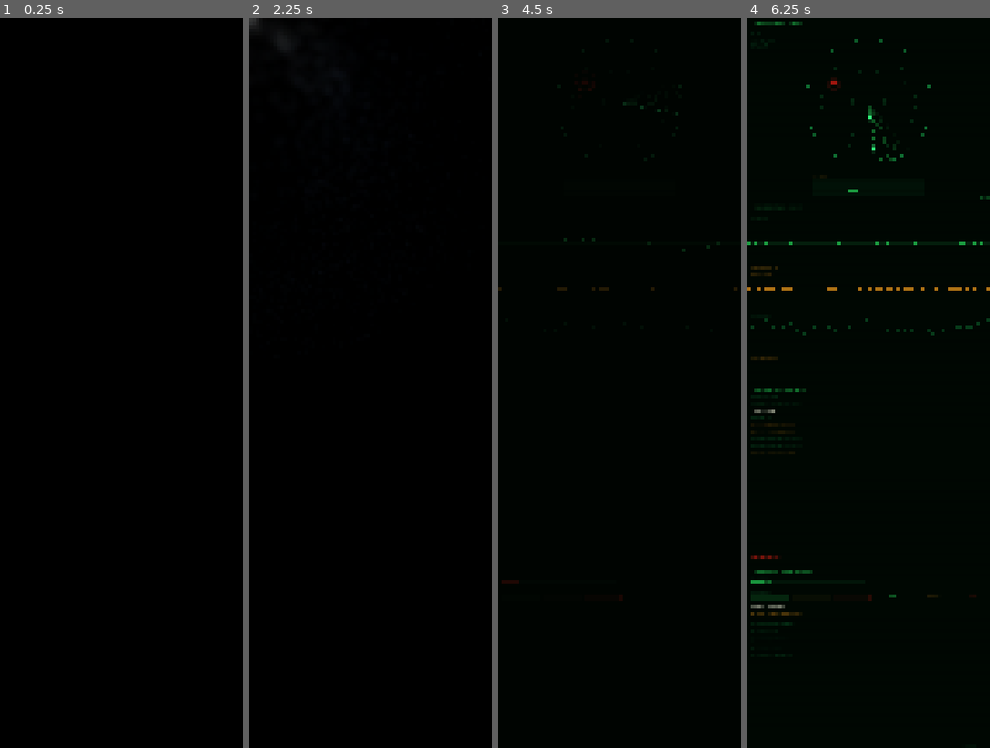
Above: before the commit, frames 1-4 (left to right).
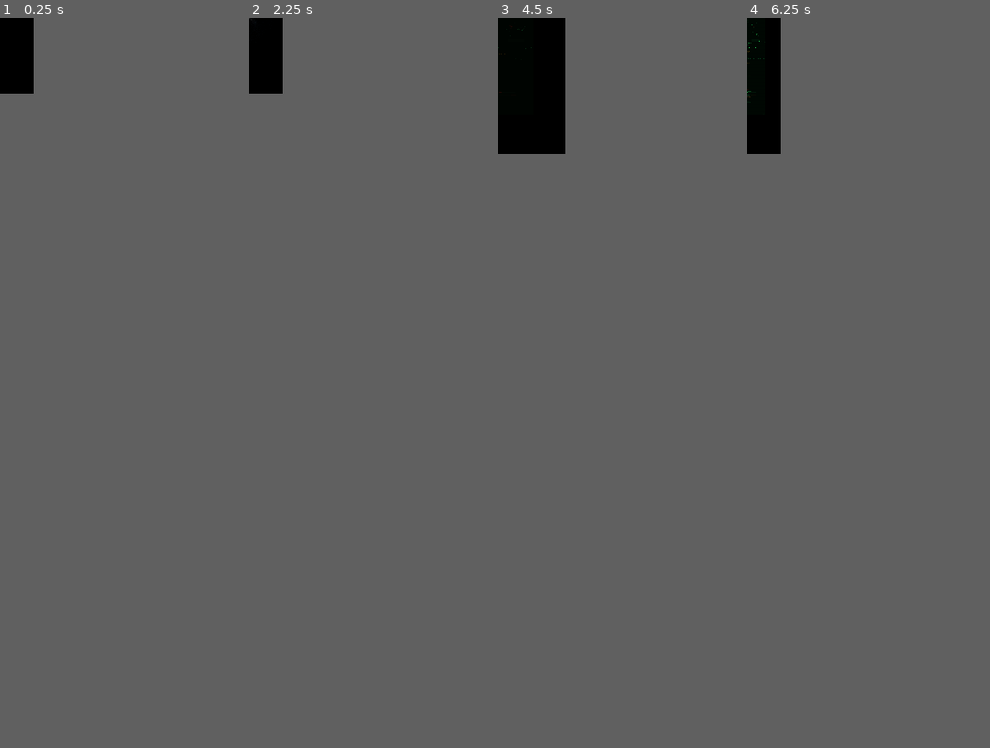
Above: after the commit, the same moments.

Repository: PDXDJN/GD_4_monitor_stack
Game: Godot game, scene res://core/Launcher.tscn
Same seed, same stepped clock (60 frames per second), same inputs: the game is played once before the commit and once after it.
Inputs:
- Up to frame 1 (0.25 s): no input
- Up to frame 2 (2.25 s): tap Enter at 0.5, 2 s; hold Right 0.53-1.28 s; tap R at 0.6, 1.35 s; tap Space at 1.25 s; hold Left 1.28-2.03 s; hold Right from 2.03 s (still down); tap F at 2.1 s
- Up to frame 3 (4.5 s): tap R at 2.3, 3.05, 3.8, 4.35 s; tap Space at 2.75, 4.25 s; tap M at 2.85 s; tap Enter at 3.5 s; release Right at 3.53 s; hold Left from 3.53 s (still down); tap N at 3.6 s
- Up to frame 4 (6.25 s): tap R at 5.1, 6.05 s; release Left at 5.78 s; hold Right from 5.78 s (still down); tap F at 5.85 s
In frame 1 the window is 267x800 before the commit and 37x83 after it. Grey fills any space a smaller window leaves; there, only what the larger window draws over its background counts as a difference.

The runs differ from the first frame. In frame 1, only the window size differs. In frame 2, 0.1% of the frame differs, in the area x 0-16%, y 0-5%; in frame 3, 0.2%; in frame 4, 1.9%, in the area x 0-100%, y 0-88%.

Commit message:
Switch default to 1920×1080; add R key to toggle resolution profiles
Default viewport is now 1920×4320 (4×1080p panels). app_config.json
defines two named profiles — "1920x1080" and "1024x768" — that can be
cycled at runtime with the R key without restarting the application.

On R press: Config.apply_profile() merges the profile values into live
config, the viewport content_scale_size is updated, and a
resolution_changed signal causes Launcher to rebuild PanelLayout and
VirtualSpace and skip to a fresh module configured at the new dimensions.

Co-Authored-By: Claude Sonnet 4.6 <noreply@anthropic.com>

Diff:
--- a/autoload/App.gd
+++ b/autoload/App.gd
@@ -51,6 +51,8 @@
 			_toggle_fullscreen()
 		KEY_M:
 			_toggle_monitor_span()
+		KEY_R:
+			_toggle_resolution()
 		KEY_F1:
 			var overlay := get_tree().get_root().find_child("DebugOverlay", true, false)
 			if overlay:
@@ -83,6 +85,25 @@
 	get_window().size = Vector2i(win_w, win_h)
 	if not _is_embedded():
 		get_window().position = (screen - Vector2i(win_w, win_h)) / 2
+
+
+func _toggle_resolution() -> void:
+	# Cycle through available resolution profiles and update the viewport + layout.
+	var profiles_dict := Config.get_dict("resolution_profiles", {})
+	var profile_names := profiles_dict.keys()
+	if profile_names.size() < 2:
+		Log.warn("App: only one resolution profile defined, nothing to toggle")
+		return
+	var current := Config.get_active_profile()
+	var idx := profile_names.find(current)
+	var next_name: String = profile_names[(idx + 1) % profile_names.size()]
+	if Config.apply_profile(next_name):
+		var pw := Config.get_i("panel_width")
+		var ph := Config.get_i("panel_height")
+		var pc := Config.get_i("panel_count", 4)
+		get_tree().root.content_scale_size = Vector2i(pw, ph * pc)
+		EventBus.resolution_changed.emit(next_name, pw, ph)
+		Log.info("App: resolution toggled", {"profile": next_name, "viewport": Vector2i(pw, ph * pc)})
 
 
 func _toggle_monitor_span() -> void:
--- a/autoload/Config.gd
+++ b/autoload/Config.gd
@@ -47,3 +47,20 @@
 	if _data.has(key) and _data[key] is Dictionary:
 		return _data[key]
 	return default
+
+## Switch to a named resolution profile, merging its values into the live config.
+## Returns true on success, false if the profile name is unknown.
+func apply_profile(profile_name: String) -> bool:
+	var profiles := get_dict("resolution_profiles", {})
+	if not profiles.has(profile_name):
+		Log.warn("Config: unknown profile", {"name": profile_name})
+		return false
+	var profile: Dictionary = profiles[profile_name]
+	for key in profile:
+		_data[key] = profile[key]
+	_data["active_profile"] = profile_name
+	Log.info("Config: profile applied", {"profile": profile_name, "values": profile})
+	return true
+
+func get_active_profile() -> String:
+	return get_s("active_profile", "")
--- a/autoload/EventBus.gd
+++ b/autoload/EventBus.gd
@@ -9,3 +9,4 @@
 @warning_ignore("UNUSED_SIGNAL") signal transition_finished(name: String)
 @warning_ignore("UNUSED_SIGNAL") signal debug_skip_requested()
 @warning_ignore("UNUSED_SIGNAL") signal debug_skip_prev_requested()
+@warning_ignore("UNUSED_SIGNAL") signal resolution_changed(profile_name: String, panel_w: int, panel_h: int)
--- a/config/app_config.json
+++ b/config/app_config.json
@@ -1,8 +1,19 @@
 {
+  "active_profile": "1920x1080",
+  "resolution_profiles": {
+    "1920x1080": {
+      "panel_width": 1920,
+      "panel_height": 1080
+    },
+    "1024x768": {
+      "panel_width": 1024,
+      "panel_height": 768
+    }
+  },
   "target_fps": 30,
   "panel_count": 4,
-  "panel_width": 1024,
-  "panel_height": 768,
+  "panel_width": 1920,
+  "panel_height": 1080,
   "bezel_gap": 512,
   "fullscreen": false,
   "debug_overlay": false,
--- a/core/Launcher.gd
+++ b/core/Launcher.gd
@@ -66,6 +66,7 @@
 	# Connect debug signals
 	EventBus.debug_skip_requested.connect(_on_debug_skip)
 	EventBus.debug_skip_prev_requested.connect(_on_debug_skip_prev)
+	EventBus.resolution_changed.connect(_on_resolution_changed)
 
 	# Load registry
 	_registry = SceneRegistry.new()
@@ -437,6 +438,15 @@
 	Log.info("Launcher: going back to", {"id": _next_override_id})
 	_begin_stop("debug_prev")
 
+func _on_resolution_changed(_profile_name: String, _pw: int, _ph: int) -> void:
+	# Rebuild layout objects from the updated Config values, then reload the module.
+	_panel_layout = PanelLayout.new()
+	_virtual_space = VirtualSpace.new()
+	Log.info("Launcher: layout rebuilt for new resolution", {"profile": _profile_name})
+	# Skip the current module so it gets reconfigured with the new dimensions.
+	if _state == State.RUNNING or _state == State.STOPPING:
+		_begin_stop("resolution_changed")
+
 func _show_subsystem_offline() -> void:
 	Log.warn("Launcher: SUBSYSTEM OFFLINE")
 	await _transitions.play("hard_cut", 0.0, "out")
--- a/project.godot
+++ b/project.godot
@@ -31,8 +31,8 @@
 
 [display]
 
-window/size/viewport_width=1024
-window/size/viewport_height=3072
+window/size/viewport_width=1920
+window/size/viewport_height=4320
 window/stretch/mode="canvas_items"
 
 [input]
